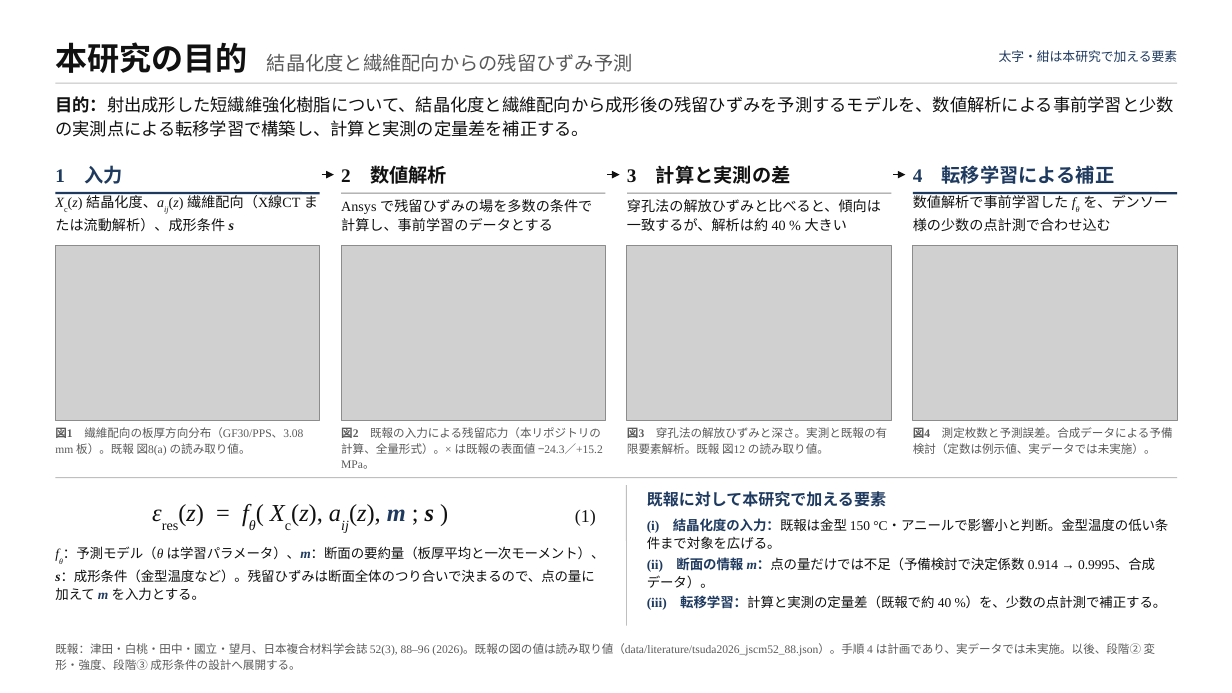
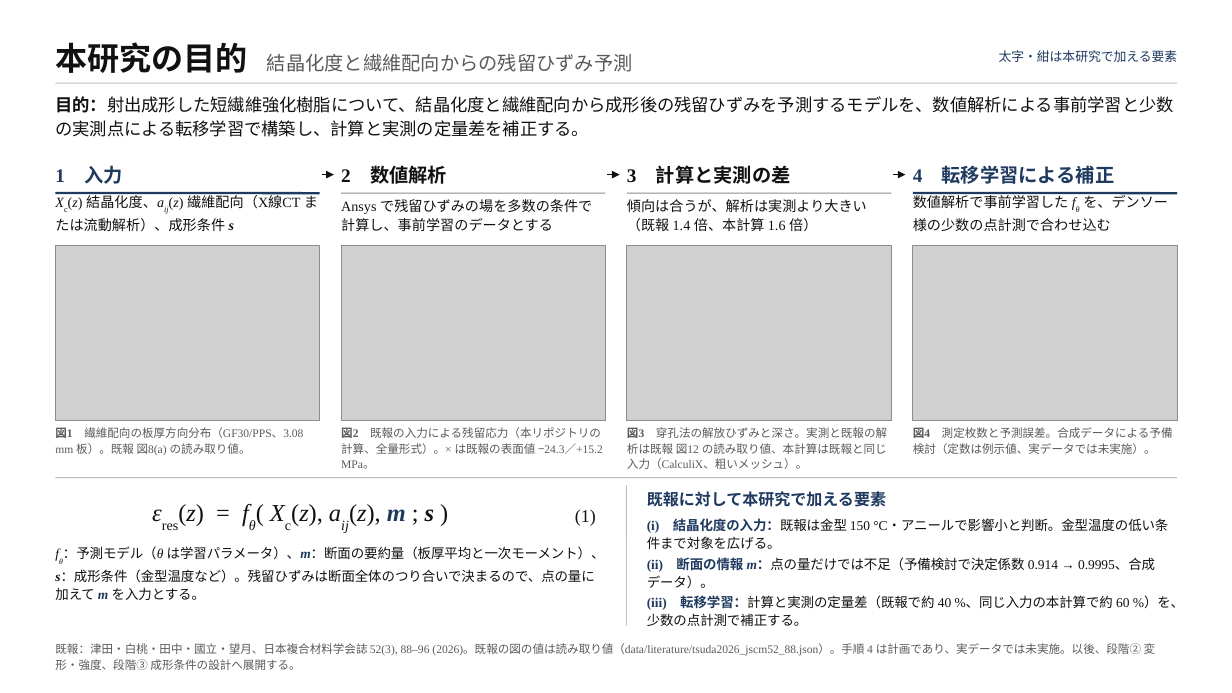
Before and after one commit to keisuke58/wccm2026-cfrp-gnn, a slide deck: slide 1 of slides/denso_purpose_flow.pptx. Drawn at 1232x693 pixels with LibreOffice and Linux fonts; fonts in the diff are those of the drawing; grey boxes stand for pictures. Boxes give left, top, right and bottom in pixels: in the first picture for what was removed or moved away, otherwise in the second. Text is boxed around its words. In the diff, an @@ line names an element or a change of style, - is before the commit and + after.

```diff
--- a/slides/denso_purpose_flow.pptx
+++ b/slides/denso_purpose_flow.pptx
@@ text at (x1=627, y1=199, x2=867, y2=232): text changed @@
-穿孔法の解放ひずみと比べると、傾向は一致するが、解析は約 40 % 大きい
+傾向は合うが、解析は実測より大きい（既報 1.4 倍、本計算 1.6 倍）
@@ text at (x1=627, y1=427, x2=887, y2=469): text changed @@
-図3 穿孔法の解放ひずみと深さ。実測と既報の有限要素解析。既報 図12 の読み取り値。
+図3 穿孔法の解放ひずみと深さ。実測と既報の解析は既報 図12 の読み取り値、本計算は既報と同じ入力（CalculiX、粗いメッシュ）。
@@ text at (x1=647, y1=595, x2=1184, y2=626): text changed @@
-(iii) 転移学習：計算と実測の定量差（既報で約 40 %）を、少数の点計測で補正する。
+(iii) 転移学習：計算と実測の定量差（既報で約 40 %、同じ入力の本計算で約 60 %）を、少数の点計測で補正する。
```
Also in this commit, not shown: 4 other files.
